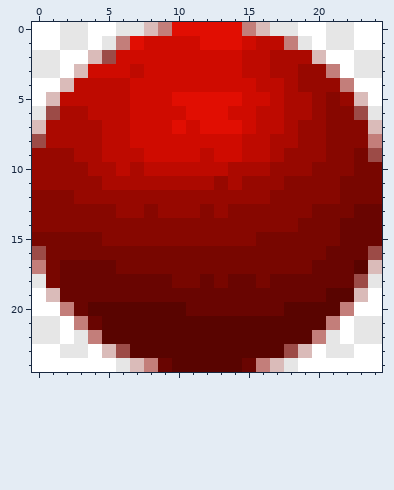
Two versions of one pixel-art sprite, src/main/resources/laser.png. The picture above was drawn from the file before the commit.
The file is 25x25 pixels.
New version:
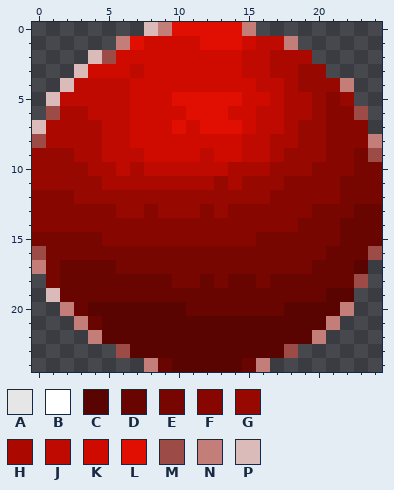
Palette (. is transparent): A #e6e6e6  B #ffffff  C #590400  D #690501  E #780600  F #870700  G #970800  H #ab0900  J #be0a00  K #cf0b00  L #e10e02  M #9c4b47  N #c37e7a  P #dabbb9
From old to new:
@@ x 0..24 @@
- 0 BBAABBAAPNLLLLLNPAABBAABB
- 1 BBAABANLKKKKLLLKJJNABAABB
- 2 AABBPMKKKKKKKKKJJHHHPBBAA
- 3 AABPKKKJKKKKKKKJJHHGGNBAA
- 4 BBPJJJJKKKKKKKKKJJHGGGNBB
- 5 BPJJJJJKKKLLLLLKKJHHGFGPB
- 6 AMHHJJJKKKKLLLKKJJHHGFFMA
- 7 PHHHHJJKKKLKLLLKJJHGGFFFP
+ 0 ........PNLLLLLN.........
+ 1 ......NLKKKKLLLKJJN......
+ 2 ....PMKKKKKKKKKJJHHH.....
+ 3 ...PKKKJKKKKKKKJJHHGG....
+ 4 ..PJJJJKKKKKKKKKJJHGGGN..
+ 5 .PJJJJJKKKLLLLLKKJHHGFG..
+ 6 .MHHJJJKKKKLLLKKJJHHGFFM.
+ 7 PHHHHJJKKKLKLLLKJJHGGFFF.
  8 MHHHHJJKKKKKKKKJJHHGGFFFN
@@ x 0..24 @@
 16 MEEEEEEEEEEEEEEEEEEEEDDDM
-17 NEDDDDEEEEEEEEEEEEEEDDDCP
-18 AEDDDDDDDDEEDEDDEDDDDDDMA
-19 BPDDDDDDDDDDDDDDDDDDDCCPB
-20 BBNDCCCCCCCDDDDDDDCCCCNBB
-21 AABNDCCCCCCCCCCCCCCCCNBAA
-22 AABANCCCCCCCCCCCCCCCNABAA
-23 BBAABPMCCCCCCCCCCCMPBAABB
-24 BBBBBBAPNDCCCCCDNPABBBBBB
+17 NEDDDDEEEEEEEEEEEEEEDDDC.
+18 .EDDDDDDDDEEDEDDEDDDDDDM.
+19 .PDDDDDDDDDDDDDDDDDDDCC..
+20 ..NDCCCCCCCDDDDDDDCCCCN..
+21 ...NDCCCCCCCCCCCCCCCCN...
+22 ....NCCCCCCCCCCCCCCCN....
+23 ......MCCCCCCCCCCCM......
+24 ........NDCCCCCDN........
Where, in picture pixels (left, top, right, bottom), the same in both pictures:
erased: (32, 22, 144, 120)
erased: (256, 22, 382, 134)
erased: (270, 260, 382, 372)
erased: (32, 274, 144, 372)
